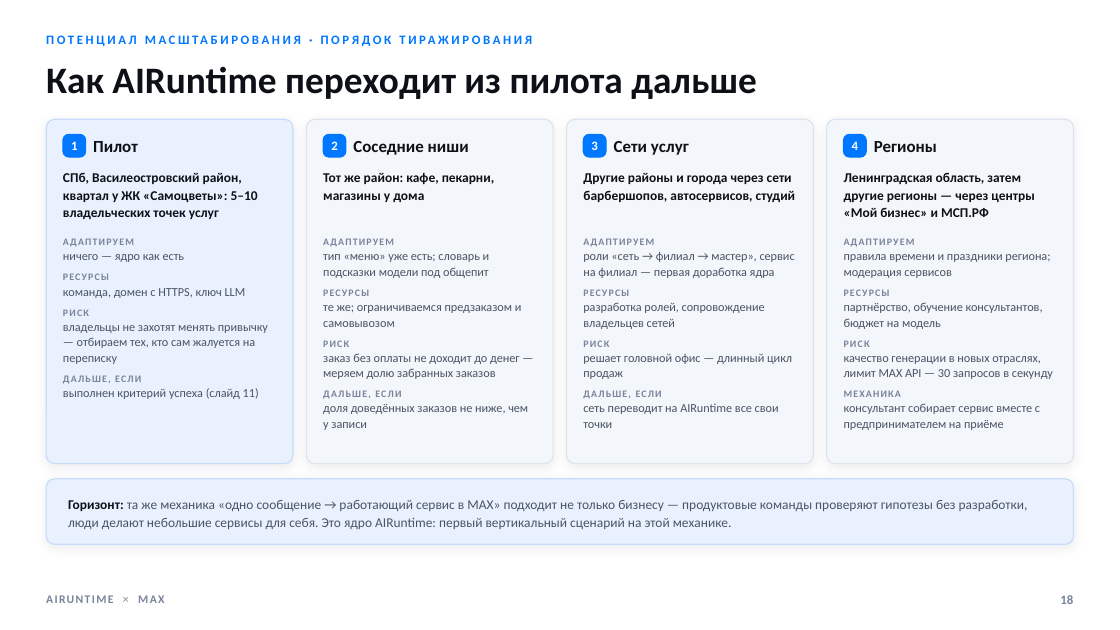
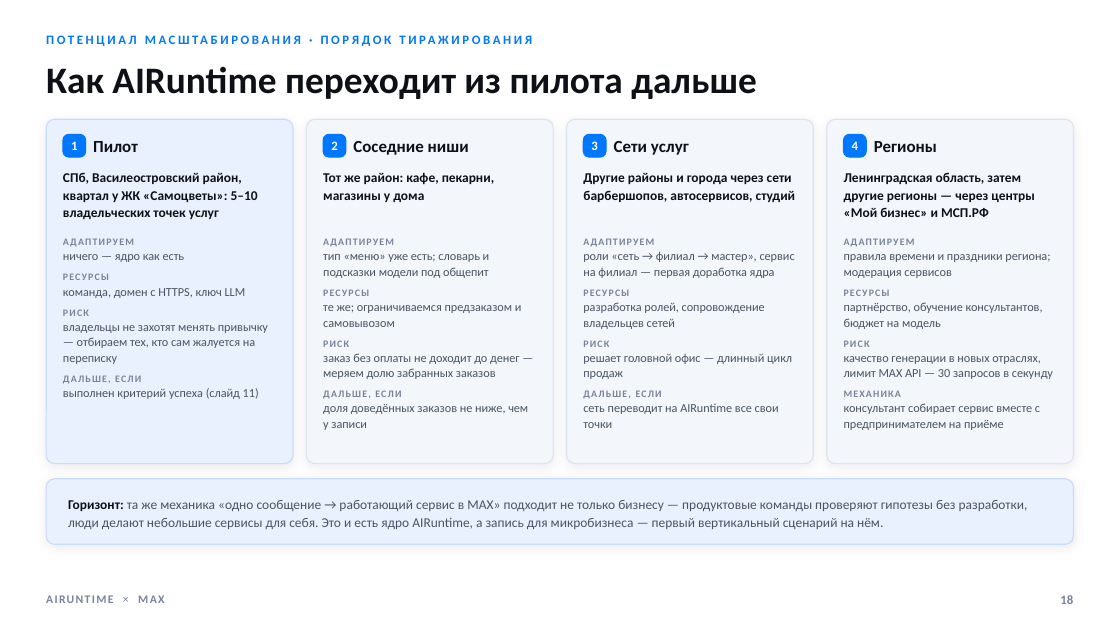
Before and after one commit to airuntime-ru/airuntime, a slide deck: slide 18 of docs/max-presentation/presentation.pptx. Drawn at 1120x630 pixels with LibreOffice and Linux fonts; fonts in the diff are those of the drawing. Boxes give left, top, right and bottom in pixels: in the first picture for what was removed or moved away, otherwise in the second. Text is boxed around its words. In the diff, an @@ line names an element or a change of style, - is before the commit and + after.

```diff
--- a/docs/max-presentation/presentation.pptx
+++ b/docs/max-presentation/presentation.pptx
@@ text at (68,500,1028,529): text changed @@
-Горизонт: та же механика «одно сообщение → работающий сервис в MAX» подходит не только бизнесу — продуктовые команды проверяют гипотезы без разработки, люди делают небольшие сервисы для себя. Это ядро AIRuntime: первый вертикальный сценарий на этой механике.
+Горизонт: та же механика «одно сообщение → работающий сервис в MAX» подходит не только бизнесу — продуктовые команды проверяют гипотезы без разработки, люди делают небольшие сервисы для себя. Это и есть ядро AIRuntime, а запись для микробизнеса — первый вертикальный сценарий на нём.
```
Also in this commit, not shown: 6 other slides changed, 3 other files.
